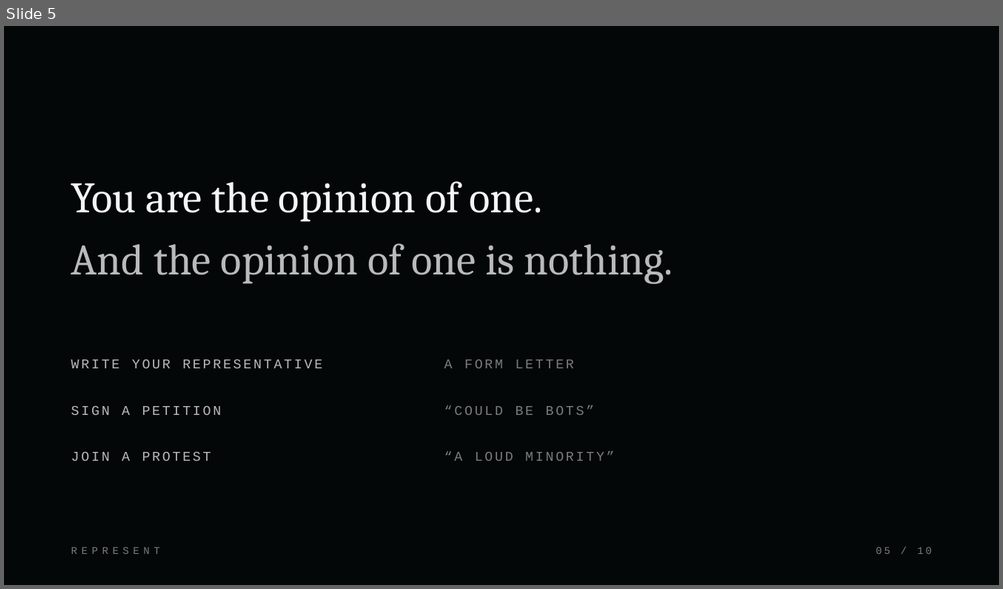
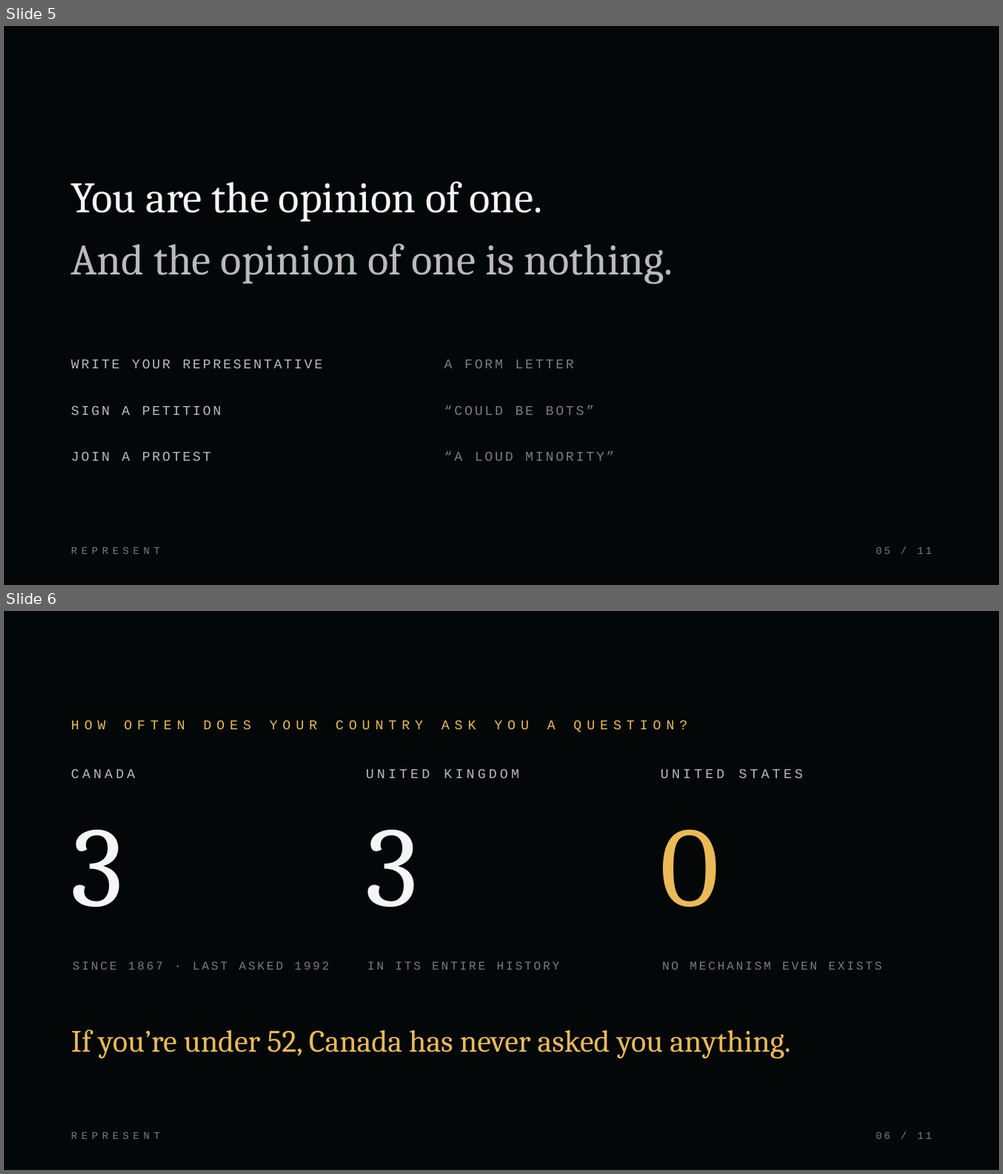
Before and after one commit to LStar977/rpv-mobile-clone, a slide deck: pitch/emotional/Represent-The-Other-1460-Days.pptx. Shown one above the other, each under a label of ours: slide 5 before the commit, slides 5 and 6 after it. The pictures are 1003x589 and 1003x1174 pixels, drawn with LibreOffice and Linux fonts; fonts in the diff are those of the drawing. Boxes give left, top, right and bottom in pixels: in the first picture for what was removed or moved away, otherwise in the second. Text is boxed around its words. In the diff, an @@ line names an element or a change of style, - is before the commit and + after.

```diff
--- a/pitch/emotional/Represent-The-Other-1460-Days.pptx
+++ b/pitch/emotional/Represent-The-Other-1460-Days.pptx
@@ slide 6 added at [4, 611, 999, 1170], background #040707 @@
@@ text added at [71, 721, 687, 732], 13 pt, text #EABA58 @@
+HOW OFTEN DOES YOUR COUNTRY ASK YOU A QUESTION?
@@ text added at [71, 769, 135, 778], 13 pt, text #B8BABB @@
+CANADA
@@ text added at [366, 769, 430, 778], 13 pt, text #B8BABB @@
+UNITED KINGDOM
@@ text added at [660, 769, 802, 778], 13 pt, text #B8BABB @@
+UNITED STATES
@@ text added at [71, 829, 124, 907], 110 pt, text #F4F5F6 @@
+3
@@ text added at [366, 829, 418, 907], 110 pt, text #F4F5F6 @@
+3
@@ text added at [660, 829, 720, 907], 110 pt, text #EABA58 @@
+0
@@ text added at [73, 962, 329, 970], 11.5 pt, text #7A7D7E @@
+SINCE 1867 · LAST ASKED 1992
@@ text added at [367, 962, 560, 970], 11.5 pt, text #7A7D7E @@
+IN ITS ENTIRE HISTORY
@@ text added at [662, 962, 882, 970], 11.5 pt, text #7A7D7E @@
+NO MECHANISM EVEN EXISTS
@@ text added at [71, 1030, 790, 1059], 30 pt, text #EABA58 @@
+If you’re under 52, Canada has never asked you anything.
@@ text added at [71, 1133, 160, 1139], 10 pt, text #7A7D7E @@
+REPRESENT
@@ text added at [876, 1133, 932, 1139], 10 pt, text #7A7D7E @@
+06 / 11
@@ slide 5 changed as well @@
@@ text at [876, 548, 932, 554]: text changed @@
-05 / 10
+05 / 11
```
Also in this commit, not shown: 9 other slides changed, 13 other files.
